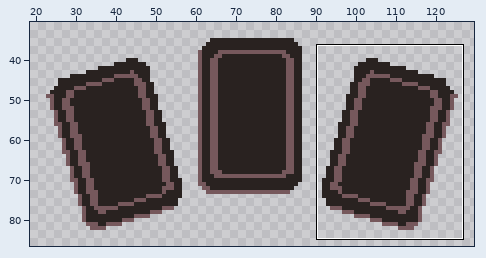
Two versions of one sprite sheet, src/assets/textures/cards/Shuffle Cards.png. Above, an overview of the earlier version with the close-up marked.
Close-up. First the earlier version:
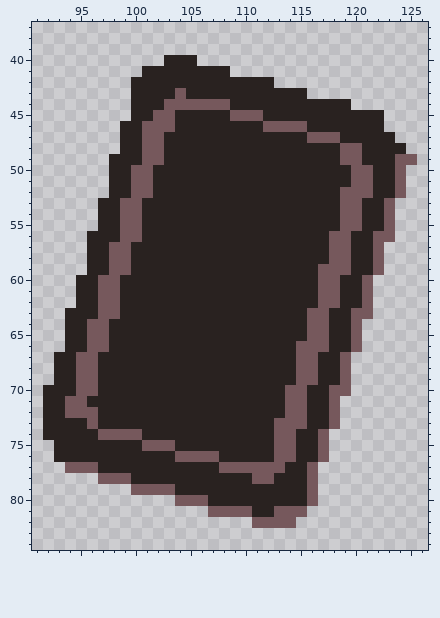
The file is 150x200 pixels. Shown: x 91..126, y 37..84. The wide view leaves out empty margins. The commit also changed other parts of the picture, which this record leaves out.
The result:
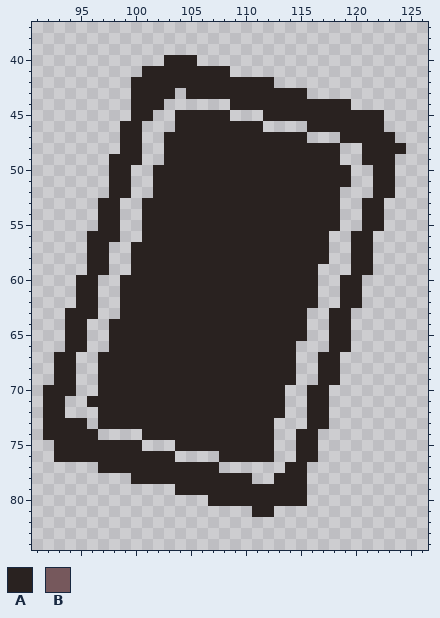
Palette (. is transparent): A #292220  B #76585c
The edit:
Colour B is gone in row 43 at x 104; in row 44 at x 103 to 108; in row 45 at x 102 to 103 and 109 to 111; in row 46 at x 101 to 103 and 112 to 115; in row 47 at x 101 to 102 and 116 to 118; in row 48 at x 101 to 102 and 119 to 120.
Colour B is gone in row 49 at x 101 to 102, 119 to 120 and 124 to 125; in rows 50 to 51 at x 100 to 101, 120 to 121 and 124; in row 52 at x 100 to 101, 119 to 121 and 124; in rows 53 to 55 at x 99 to 100, 119 to 120 and 123; in row 56 at x 99 to 100, 118 to 119 and 122 to 123; in rows 57 to 58 at x 98 to 99, 118 to 119 and 122.
Colour B is gone in row 59 at x 98 to 99, 117 to 119 and 122; in rows 60 to 62 at x 97 to 98, 117 to 118 and 121; in row 63 at x 97 to 98, 116 to 117 and 120 to 121; in rows 64 to 65 at x 96 to 97, 116 to 117 and 120; in row 66 at x 96 to 97, 115 to 117 and 120; in rows 67 to 69 at x 95 to 96, 115 to 116 and 119.
Colour B is gone in row 70 at x 95 to 96, 114 to 115 and 118 to 119; in row 71 at x 94 to 95, 114 to 115 and 118; in row 72 at x 94 to 96, 114 to 115 and 118; in row 73 at x 96, 113 to 115 and 118; in row 74 at x 97 to 100, 113 to 114 and 117; in row 75 at x 101 to 103, 113 to 114 and 117.
Colour B is gone in row 76 at x 104 to 107, 113 to 114 and 117; in row 77 at x 94 to 96, 108 to 113 and 116; in row 78 at x 97 to 99, 111 to 112 and 116; in row 79 at x 100 to 103 and 116; in row 80 at x 104 to 106 and 116; in row 81 at x 107 to 110 and 113 to 115.
Colour B is gone in row 82 at x 111 to 114.
Changed places in both close-ups, as pixel boxes (x1, y1, x2, y2):
erased: (65, 88, 417, 528)
